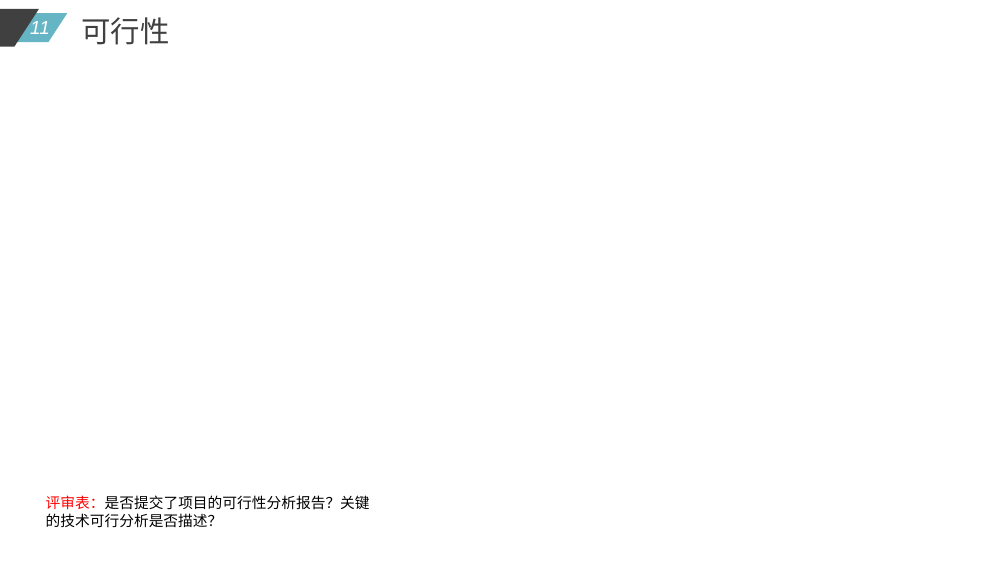
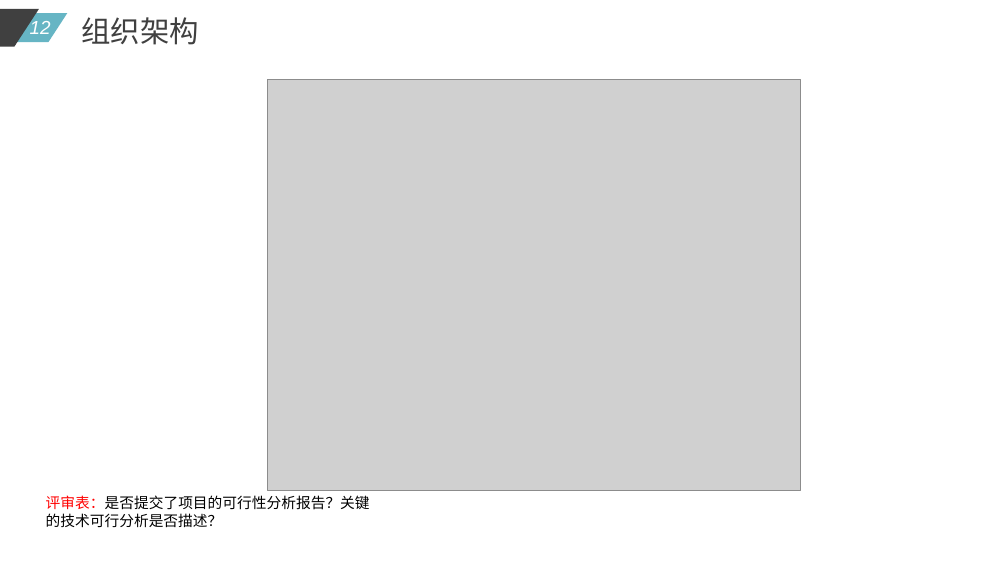
Before and after one commit to diligentsun/new-flappy-bird, a slide deck: slide 12 of 项目总结/项目总结.pptx (slide 11 before the commit). Drawn at 1008x567 pixels with LibreOffice and Linux fonts; fonts in the diff are those of the drawing; grey boxes stand for pictures. Boxes give left, top, right and bottom in pixels: in the first picture for what was removed or moved away, otherwise in the second. Text is boxed around its words. In the diff, an @@ line names an element or a change of style, - is before the commit and + after.

```diff
--- a/项目总结/项目总结.pptx
+++ b/项目总结/项目总结.pptx
@@ page number at [30, 19, 51, 34]: text changed @@
-11
+12
@@ text at [81, 17, 198, 45]: text changed @@
-可行性
+组织架构
@@ picture added at [268, 79, 801, 491] @@
```
Also in this commit, not shown: 4 other slides changed, 17 slides added, 1 slide removed, 5 other files.
